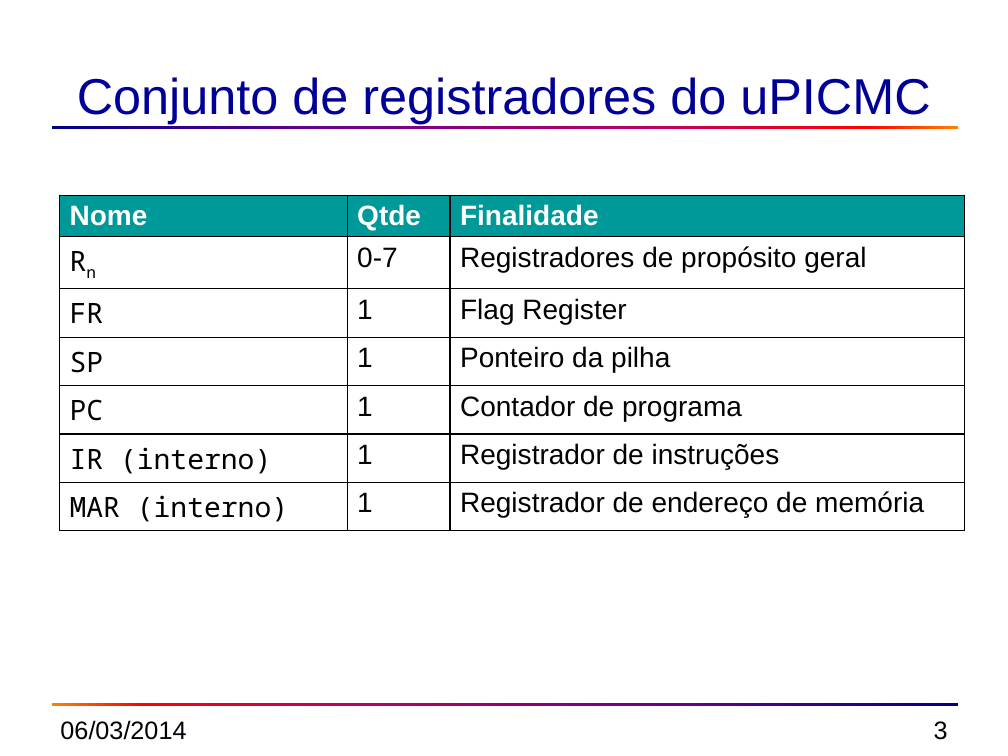
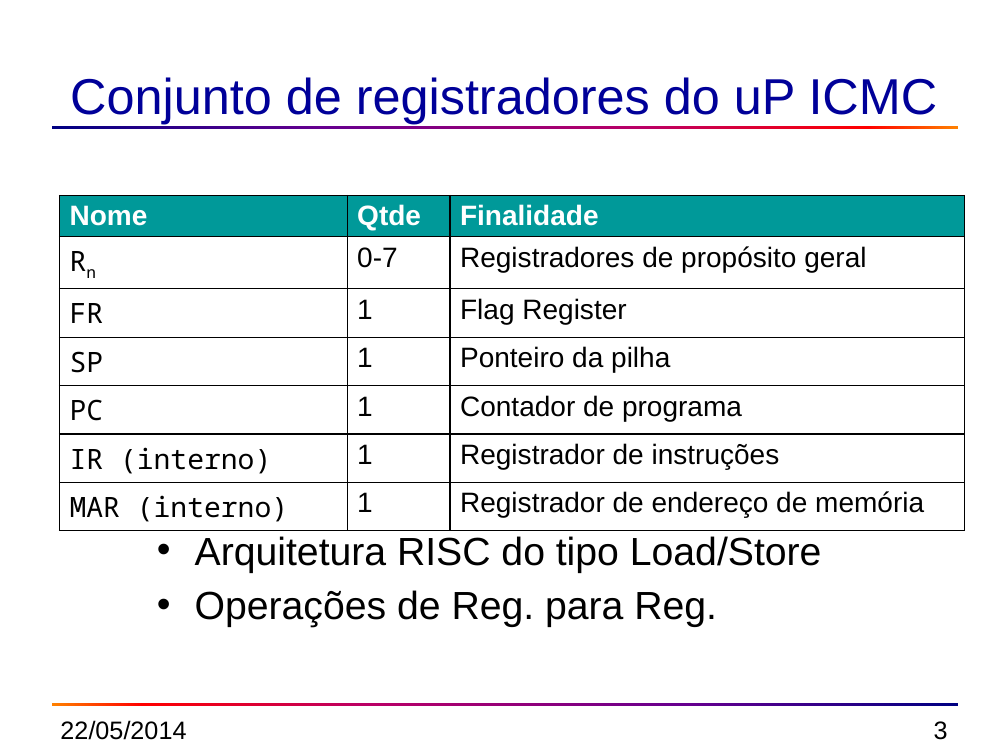
Before and after one commit to simoesusp/Processador-ICMC, a slide deck: slide 3 of Manual/instrucoes_03_2014.pptx. Drawn at 1008x756 pixels with LibreOffice and Linux fonts; fonts in the diff are those of the drawing. Boxes give left, top, right and bottom in pixels: in the first picture for what was removed or moved away, otherwise in the second. Text is boxed around its words. In the diff, an @@ line names an element or a change of style, - is before the commit and + after.

```diff
--- a/Manual/instrucoes_03_2014.pptx
+++ b/Manual/instrucoes_03_2014.pptx
@@ title at (70,77,938,124): spaces changed @@
-Conjunto de registradores do uPICMC
+Conjunto de registradores do uP ICMC
@@ text added at (195,536,822,628), 28 pt, text #000000 @@
+• Arquitetura RISC do tipo Load/Store
+• Operações de Reg. para Reg.
@@ text at (60,720,186,740): text changed @@
-06/03/2014
+22/05/2014
```
Also in this commit, not shown: 16 other slides changed, 3 slides removed, 2 other files.
